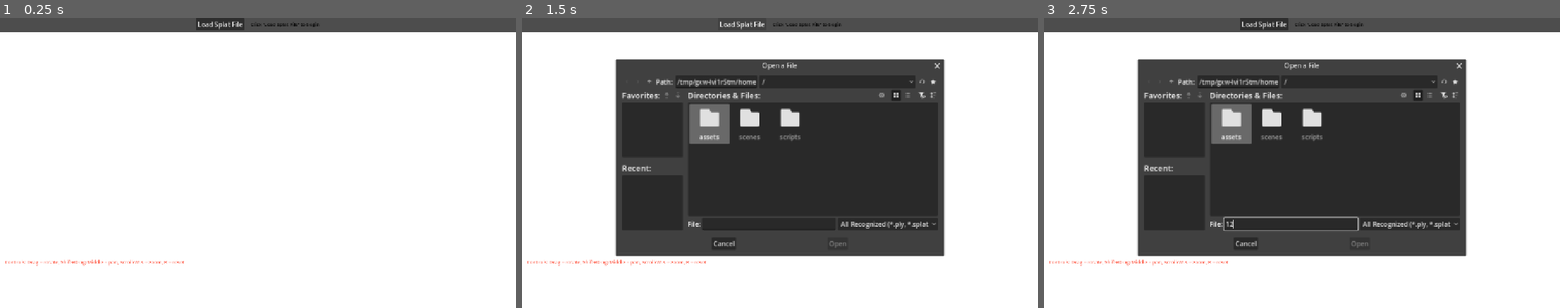
Above: before the commit, frames 1-3 (left to right).
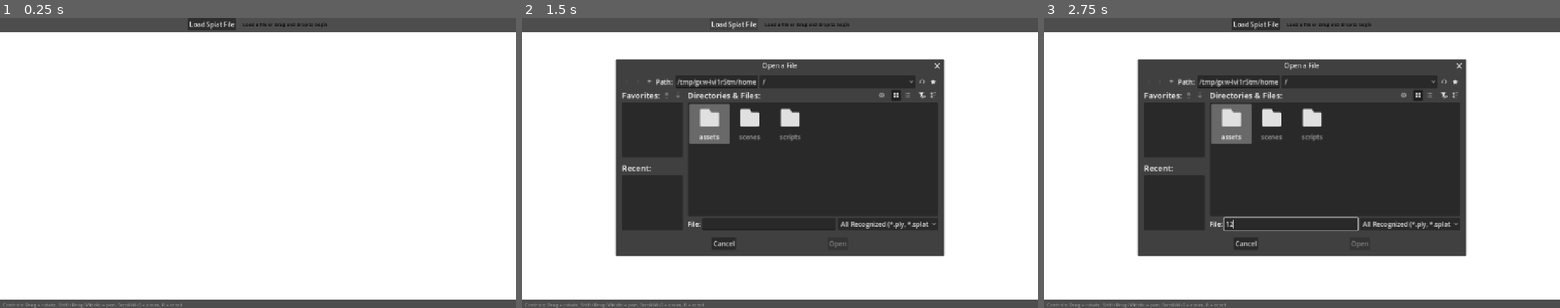
Above: after the commit, the same moments.

Repository: tessapower/3dgs-viewer
Game: Godot game, scene res://scenes/main.tscn
Same seed, same stepped clock (60 frames per second), same inputs: the game is played once before the commit and once after it.
Inputs (mouse positions are in pixels of both pictures, inside the frame that each line leads up to):
- Up to frame 1 (0.25 s): no input
- Up to frame 2 (1.5 s): tap Enter at 0.5 s; move the mouse to (893, 148) at 0.52 s; hold W 0.53-1.25 s; tap R at 0.6 s; click (893, 148) at 0.67 s; click "Load Splat File" at 1.25 s
- Up to frame 3 (2.75 s): click (1291, 223) at 2.02 s; type "12" at 2.1 s

The runs differ from the first frame. In frame 1, 3.4% of the frame differs, in the area x 0-100%, y 0-100%; in frame 2, 3.3%; in frame 3, 3.4%.

Commit message:
Support dragging and dropping files to load

Diff:
--- a/scenes/main.tscn
+++ b/scenes/main.tscn
@@ -35,8 +35,7 @@
 layout_mode = 2
 theme_override_colors/font_color = Color(0, 0, 0, 1)
 theme_override_font_sizes/font_size = 12
-text = "Click 'Load Splat File' to begin  "
-horizontal_alignment = 2
+text = "Load a file or drag and drop to begin"
 vertical_alignment = 1
 
 [node name="ViewportContainer" type="SubViewportContainer" parent="VBoxContainer" unique_id=1231393126]
@@ -55,15 +54,11 @@
 
 [node name="PointCloud" type="Node3D" parent="VBoxContainer/ViewportContainer/SubViewport" unique_id=955189253]
 
-[node name="ControlsLabel" type="Label" parent="VBoxContainer/ViewportContainer/SubViewport" unique_id=525296257]
-offset_left = 6.0
-offset_top = 563.0
-offset_right = 337.0
-offset_bottom = 580.0
-theme_override_colors/font_color = Color(1, 0.425788, 0.357085, 1)
+[node name="ControlsLabel" type="Label" parent="VBoxContainer" unique_id=525296257]
+layout_mode = 2
+theme_override_colors/font_color = Color(0.6, 0.6, 0.6, 1)
 theme_override_font_sizes/font_size = 12
 text = "  Controls: Drag = rotate, Shift+Drag/Middle = pan, Scroll/W-S = zoom, R = reset"
-vertical_alignment = 1
 
 [node name="FileDialog" type="FileDialog" parent="." unique_id=1063508829]
 title = "Open a File"
--- a/scripts/main.gd
+++ b/scripts/main.gd
@@ -29,6 +29,7 @@
 	# Connect UI signals to their respective handlers
 	load_button.pressed.connect(_on_load_button_pressed)
 	file_dialog.file_selected.connect(_on_file_selected)
+	get_tree().root.files_dropped.connect(_on_files_dropped)
 
 	# Configure the file dialog to support multiple point cloud formats
 	file_dialog.file_mode = FileDialog.FILE_MODE_OPEN_FILE
@@ -41,7 +42,7 @@
 	file_dialog.set_current_dir("res://tests/")
 
 	# Set initial instruction text for the user
-	info_label.text = "Click 'Load Splat File' to begin"
+	info_label.text = "Load a file or drag and drop to begin"
 
 	# Initialize camera position and orientation
 	# Position camera at a good viewing distance from the origin
@@ -85,6 +86,16 @@
 	else:
 		# Display error message if loading failed
 		info_label.text = "Error loading file: " + result.error
+
+func _on_files_dropped(files: PackedStringArray):
+	if files.size() == 0:
+		return
+	var path = files[0]
+	var ext = path.get_extension().to_lower()
+	if ext in ["ply", "splat", "xyz"]:
+		_on_file_selected(path)
+	else:
+		info_label.text = "Unsupported file type: ." + ext
 
 # Creates a 3D mesh from point cloud data and adds it to the scene
 # @param points: Array of SplatPoint objects containing position and color data
